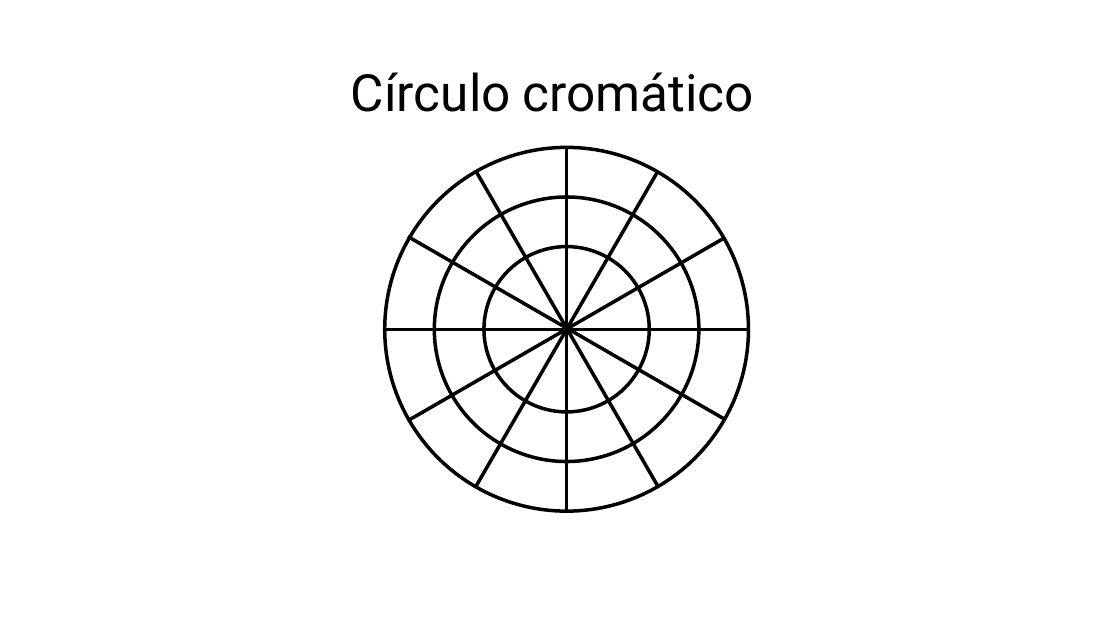
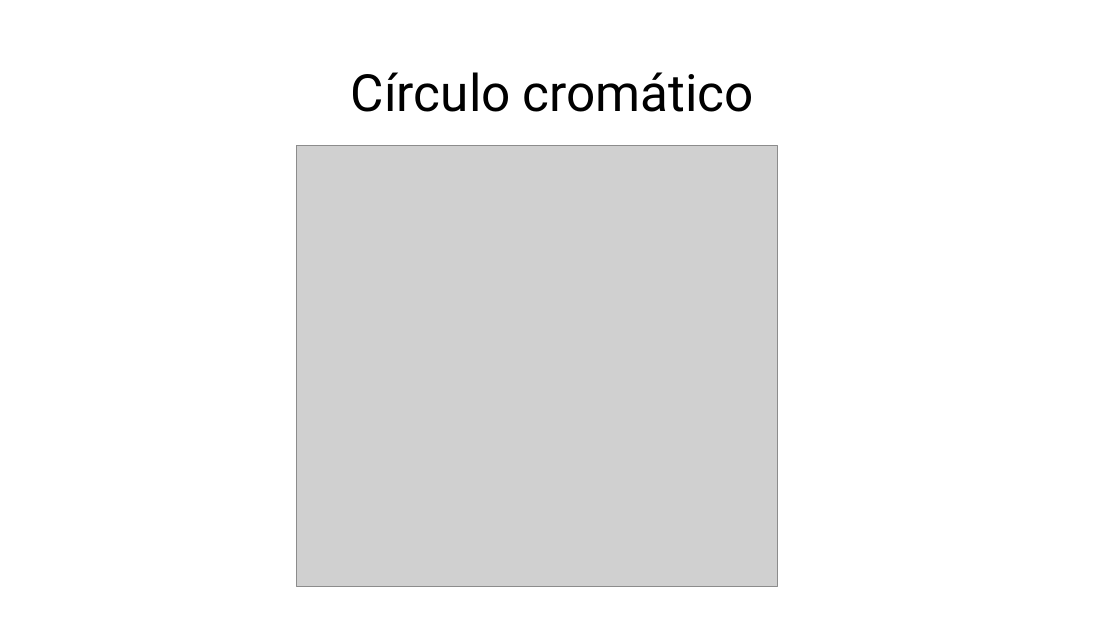
Before and after one commit to Camilatrentino/Material-AD, a slide deck: slide 2 of cores/circulo cromatico.pptx. Drawn at 1120x630 pixels with LibreOffice and Linux fonts; fonts in the diff are those of the drawing; grey boxes stand for pictures. Boxes give left, top, right and bottom in pixels: in the first picture for what was removed or moved away, otherwise in the second. Text is boxed around its words. In the diff, an @@ line names an element or a change of style, - is before the commit and + after.

```diff
--- a/cores/circulo cromatico.pptx
+++ b/cores/circulo cromatico.pptx
@@ picture added at [297,145,778,586] @@
@@ ellipse removed at [385,147,749,511] @@
@@ line removed from (567, 147) to (567, 512) @@
@@ line removed from (476, 171) to (659, 487) @@
@@ line removed from (658, 171) to (476, 487) @@
@@ ellipse removed at [434,197,699,462] @@
@@ line removed from (408, 237) to (726, 420) @@
@@ line removed from (723, 239) to (408, 421) @@
@@ ellipse removed at [484,247,649,413] @@
@@ line removed from (384, 329) to (748, 329) @@
```
Also in this commit, not shown: 1 other slide changed.
